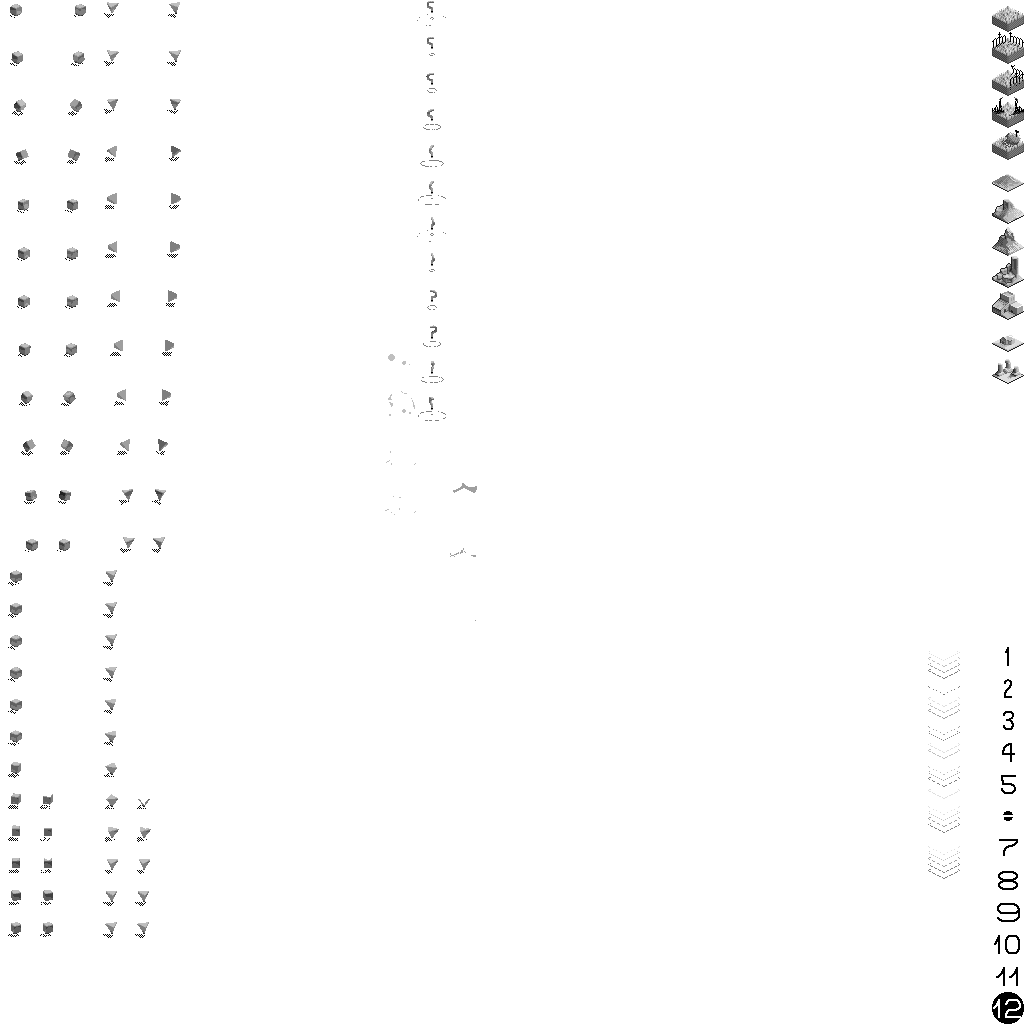
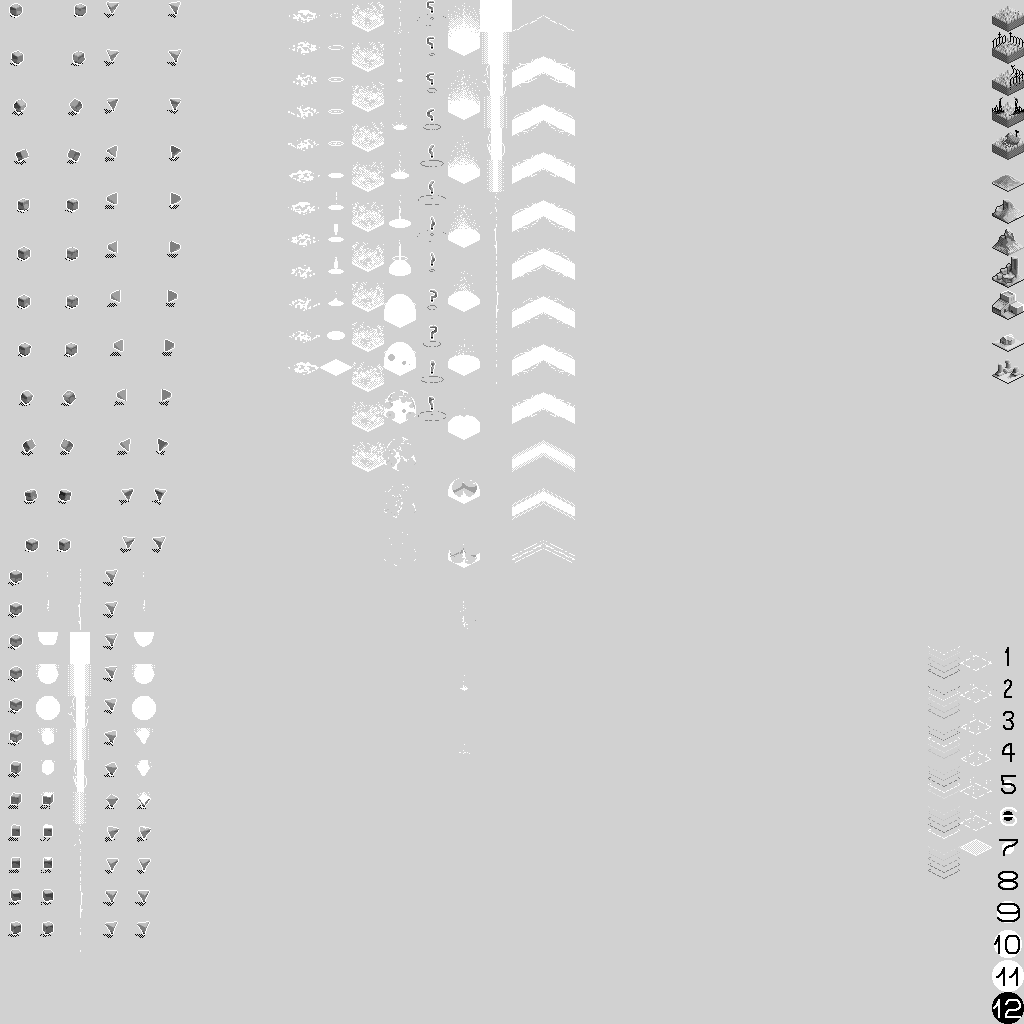
Before/after of a 1024 x 1024 layered artwork. What changed in the layer stack:
showed "GREEN" over [0, 0, 1024, 1024]
